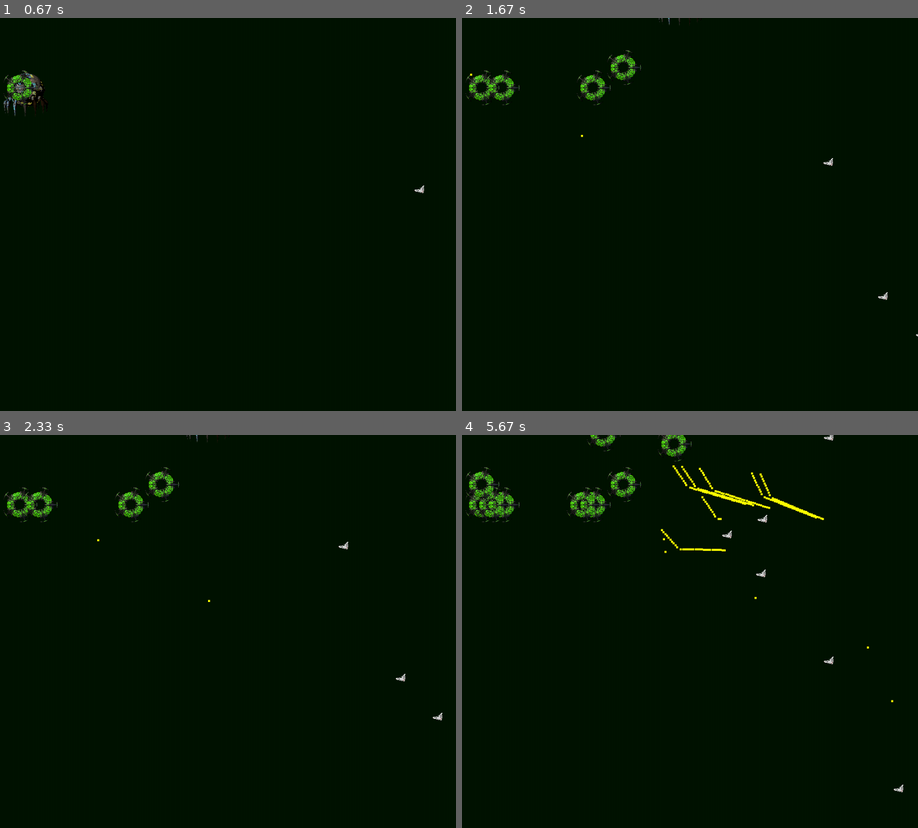
Above: before the commit, frames 1-4 (two rows, left to right).
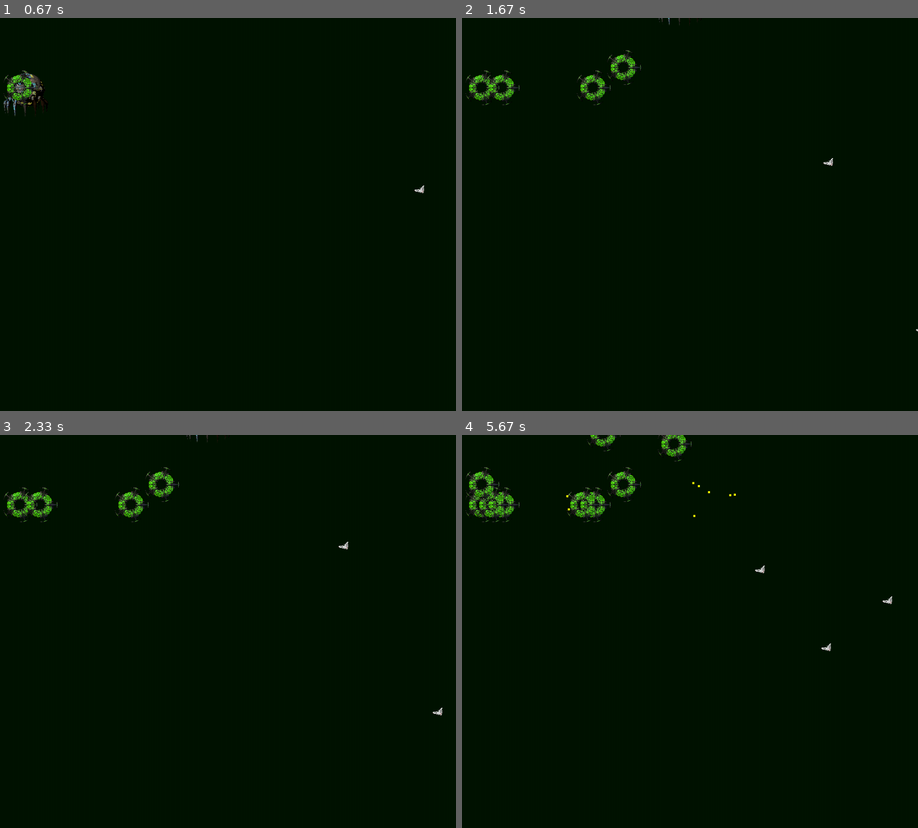
Above: after the commit, the same moments.

Repository: MichaelGaynor/Space_Defense_Pygame
Game: pygame game, started from sd_game.py
Same seed, same stepped clock (60 frames per second), same inputs: the game is played once before the commit and once after it.
Inputs:
- Up to frame 1 (0.67 s): tap Space at 0.33 s
- Up to frame 2 (1.67 s): hold Right 0.67-1.13 s; tap Space at 0.73, 1.03, 1.23, 1.57 s; hold Up 1.17-1.47 s; hold Right from 1.5 s (still down)
- Up to frame 3 (2.33 s): tap Space at 1.87, 2.07 s; release Right at 1.97 s; hold Left from 2 s (still down)
- Up to frame 4 (5.67 s): tap Space at 2.37, 2.63, 2.97, 3.27, 3.4, 3.8, 4.1, 4.47, 4.87, 5.17, 5.37 s; release Left at 2.53 s; hold Down 2.57-2.87 s; hold Left 2.9-3.3 s; hold Up 3.33-3.7 s; hold Right 3.73-4.37 s; hold Down 4.4-4.77 s; hold Left 4.8-5.27 s; hold Right from 5.3 s (still down)

Frame 1 is identical in both runs. In frame 2, less than 0.1% of the frame differs, in the area x 1-100%, y 14-82%; in frame 3, less than 0.1%; in frame 4, 0.9%, in the area x 22-97%, y 0-91%.

Commit message:
They all shoot the same guy

Diff:
--- a/projectile.py
+++ b/projectile.py
@@ -14,6 +14,25 @@
     self.y = self.rect.y
     self.x = self.rect.x
 
+  # def update(self,target):
+  #   dx = self.x - target.x
+  #   dy = self.y - target.y
+  #   dist = hypot(dx,dy)
+  #   dx = dx/dist
+  #   dy = dy/dist
+  #   self.x -= dx * self.speed
+  #   self.y -= dy * self.speed
+  #   self.rect.left = self.x
+  #   self.rect.top = self.y
+
+  # def draw_projectile(self):
+  #   pygame.draw.rect(self.screen,self.color,self.rect)
+
+
+class Missile(Projectile):
+  def __init__(self,screen,turret):
+    super(Missile,self).__init__(screen,turret)
+
   def update(self,target):
     dx = self.x - target.x
     dy = self.y - target.y
@@ -25,10 +44,5 @@
     self.rect.left = self.x
     self.rect.top = self.y
 
-  def draw_projectile(self):
+  def draw_missile(self):
     pygame.draw.rect(self.screen,self.color,self.rect)
-
-
-class Missile(Projectile):
-  def __init__(self,screen,turret):
-    super(Missile,self).__init__(screen,turret)
--- a/sd_game.py
+++ b/sd_game.py
@@ -26,7 +26,6 @@
   turrets = Group()
   bogey = Bogey(screen)
   bogies = Group()
-  # target1 = bogies.sprites()[]
   bogies.add(bogey)
   missiles = Group()
 
@@ -34,7 +33,7 @@
 
   while 1:
     tick += 1
-    if tick % 50 == 0:
+    if tick % 100 == 0:
       bogies.add(Bogey(screen))
 
     screen.fill(background_color)
@@ -54,10 +53,11 @@
 
     for missile in missiles:
       list1 = len(bogies.sprites())
-      missile.draw_projectile()
+      missile.draw_missile()
       if list1 > 0:
-        missile.update(bogies.sprites()[-1])
-      else:
+        target1 = bogies.sprites()[0]
+        missile.update(target1)
+      elif list1 <= 0:
         missiles.empty()
 
 # dealing with collisions
--- a/turret.py
+++ b/turret.py
@@ -23,6 +23,9 @@
 
   def open_fire(self,screen,bogies,missiles,tick):
     # my_bulk = pygame.sprite.collide_rect_ratio(10.0)
+    baddie_list = pygame.sprite.spritecollide(self,bogies,False,pygame.sprite.collide_rect_ratio(3.0))
     new_missile = Missile(screen,[self.x,self.y])
-    if tick % 30 and pygame.sprite.spritecollide(self,bogies,False,pygame.sprite.collide_rect_ratio(3.0)):
+    if tick % 30 == 0 and baddie_list:
+      # new_missile = Missile(screen,[self.x,self.y])
       missiles.add(new_missile)
+      # new_missile.update(baddie_list[0])
Not shown, changed: projectile.pyc
Not shown, changed: turret.pyc
